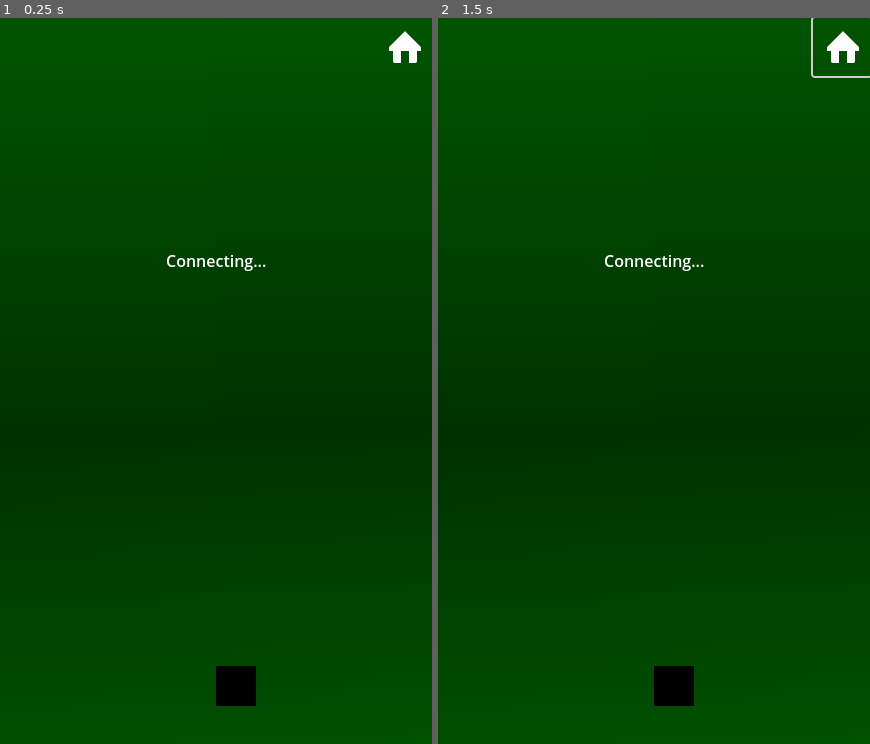
Above: before the commit, frames 1-2 (left to right).
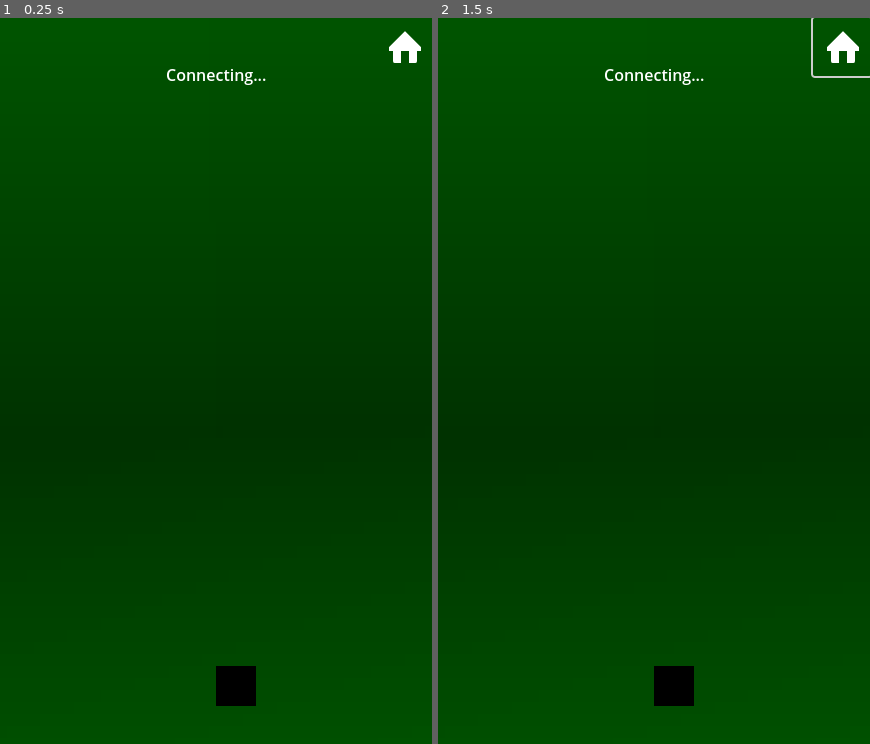
Above: after the commit, the same moments.

Repository: arian-nj/oldtix
Game: Godot game, scene res://Scenes/Game/Hokm4/GameHokm4.tscn
Two runs of this game, one before a commit and one after it. Both use one fixed random seed, a clock stepped at 60 frames per second and the inputs below. This scene is started directly instead of the project's main scene.
Inputs (mouse positions are in pixels of both pictures, inside the frame that each line leads up to):
- Up to frame 1 (0.25 s): no input
- Up to frame 2 (1.5 s): click (844, 47) at 0.5 s; click (844, 47) at 1.25 s

The runs differ from the first frame. In frame 1, 0.3% of the frame differs, in the area x 38-62%, y 7-35%; in frame 2, 0.3%.

Commit message:
cool card movment

Diff:
--- a/game/Netw/KEvent.gd
+++ b/game/Netw/KEvent.gd
@@ -26,11 +26,15 @@
 
 
 const TYPE_CHAT:String = "chat"
-const TYPE_STATUS:String = "status"
 const TYPE_MAKE_MATCH:String = "make_match"
 const TYPE_GAME_DATA:String = "game_data"
 const TYPE_GET_DATA:String = "get_data"
 const TYPE_NEW_CARD:String = "new_card"
 const TYPE_HOKM_CHOOSED:String = "hokm_choosed"
 
-const MESSAGE_CONNECTED:String = "connected"
+const TYPE_TURN_START:String = "turn_start"
+const TYPE_YOUR_TURN:String = "your_turn"
+const TYPE_PLAY_TURN:String = "play_turn"
+const TYPE_VALID_PLAY:String = "valid_play"
+const TYPE_INVALID_PLAY:String = "invalid_play"
+const TYPE_TURN_PLAYED:String = "turn_played"
--- a/game/Scenes/Game/Card/card.gd
+++ b/game/Scenes/Game/Card/card.gd
@@ -1,6 +1,7 @@
 class_name Card extends Button
 
 signal card_played(card:Card)
+signal card_unplayed(card:Card)
 
 @export var cardTexture:TextureRect
 @export var cardArea:Area2D
@@ -44,7 +45,7 @@
 		11:return "J"
 		12:return "Q"
 		13:return "K"
-		1:return "A."
+		14:return "A."
 		_:return str(value)+"."
 
 func get_assets_path() -> String:
@@ -55,21 +56,24 @@
 	set_process(false)
 	default_scale = scale
 
-	# load assets
-	var file_name:String = get_assets_path()
-	var img:CompressedTexture2D = load(file_name)
-	cardTexture.texture = img
-
 	cardArea.body_entered.connect(_body_entered)
+	cardArea.body_exited.connect(_body_exited)
 	button_up.connect(_on_button_up)
 	button_down.connect(_on_button_down)
 	set_process(true)
 
+func load_assets()->void:
+	var file_name:String = get_assets_path()
+	var img:CompressedTexture2D = load(file_name)
+	cardTexture.texture = img
 
 
 
 func _body_entered(_body:Node2D)->void:
 	card_played.emit(self)
+
+func _body_exited(_body:Node2D)->void:
+	card_unplayed.emit(self)
 
 func _process(delta:float)->void:
 	if button_pressed:
@@ -93,6 +97,7 @@
 	# pivot_offset = Vector2(0.0,0.0)
 
 func _on_button_down() -> void:
+	in_hand = false
 	start_choosed_pos = global_position
 	local_pos_on_press = self.get_local_mouse_position()
 	var old_z_index:int = self.z_index
--- a/game/Scenes/Game/Card/card.tscn
+++ b/game/Scenes/Game/Card/card.tscn
@@ -12,7 +12,7 @@
 [sub_resource type="ShaderMaterial" id="ShaderMaterial_vkoc7"]
 resource_local_to_scene = true
 shader = ExtResource("3_bvmjh")
-shader_parameter/fov = 90.0
+shader_parameter/fov = 35.0
 shader_parameter/cull_back = true
 shader_parameter/y_rot = 0.0
 shader_parameter/x_rot = 0.0
--- a/game/Scenes/Game/Card/drawn_cards.gd
+++ b/game/Scenes/Game/Card/drawn_cards.gd
@@ -1,6 +1,6 @@
 class_name CardDrawer extends Control
 
-@export var from: Control
+@export var from_middle: Control
 @export var hand: Control
 
 @export var rot_max: float = 10.0
@@ -8,19 +8,28 @@
 @export var card_scene: PackedScene
 @export var card_movment_dur:float = .3
 @export var two_card_movment_dur:float = .075
+@export var flip_card_dur:float = .075
 
 var cards:Array[Card] = []
 var tween:Tween
 var drawn:bool
 
-var isDrawn:bool = false
+var isDrawn:bool = true
+
+func _ready() -> void:
+	get_window().size_changed.connect(draw_cards)
 
 func new_cards_event(e:KEvent.Event)->void:
 	var json_data:Variant = JSON.parse_string(e.data)
 	var cards_json:Variant = json_data["cards"]
 	for card_json:Variant in cards_json:
 		create_card(card_json["suit"],card_json["value"])
-	draw_cards(from.global_position)
+	if tween and tween.is_running():
+		await tween.finished
+	while isDrawn == false:
+		await get_tree().create_timer(.1).timeout
+	draw_cards(from_middle.global_position)
+
 
 func create_card(suit:Card.CardSuites,value:int)->void:
 	var c:Card = card_scene.instantiate()
@@ -29,57 +38,79 @@
 	add_child(c)
 	cards.append(c)
 	c.card_played.connect(_card_played)
+	# c.card_unplayed.connect(_card_unplayed)
 	c.button_up.connect(func()->void:
 		draw_cards()
-		)
+	)
 
 func _card_played(card:Card)->void:
 	if isDrawn:
 		print(card.suite_name()+"--"+card.value_name())
-		card.queue_free()
 		cards.erase(card)
 		draw_cards.call_deferred()
 
+# func _card_unplayed(card:Card)->void:
+# 	if card.in_hand:
+# 		print("undrawn ",isDrawn)
+# 		cards.append(card)
+# 		draw_cards.call_deferred()
 
-# func _ready() -> void:
-# 	for i:int in range(TotalCards):
-# 		create_card(randi_range(0,3),randi_range(1,13))
 
-	# draw_cards(from.global_position)
 func draw_cards(from_pos: Vector2 = Vector2.ZERO) -> void:
 	if len(cards) <= 0:
 		return
+
 	isDrawn = false
+
 	sort_cards()
-
 	if tween and tween.is_running():
 		tween.kill()
 
 	tween = create_tween().set_ease(Tween.EASE_IN_OUT).set_trans(Tween.TRANS_CUBIC)
-	var deck_x_length:float = card_offset_x * (len(cards)-1) + cards[0].size.x
+	var deck_x_length:float = card_offset_x * (len(cards)) + cards[0].size.x
 	var x_offset:float = deck_x_length/2
 
+	var not_sorted_counter:int = 0
 	for i:int in len(cards):
 		var instance: Card = cards[i]
+		# if instance.button_pressed:
+		# 	continue
+
+		# in tree order to handle input hiarchy correctly + Render Order
 		remove_child(instance)
 		add_child(instance)
 
-		instance.z_index = i
-
-		if from_pos != Vector2.ZERO and !instance.in_hand:
+		if from_pos == from_middle.global_position and !instance.in_hand:
 			instance.global_position = from_pos
 			instance.global_position -= instance.size
-			instance.in_hand = true
-			# instance.swingComponent.last_position = instance.global_position
 
 
 		var final_pos: Vector2 = Vector2(card_offset_x * i , 0.0)
-		final_pos.y -= instance.size.y/2
+		final_pos.y -= instance.size.y/2 # center y
 		final_pos.x -= x_offset
 		final_pos += hand.global_position
 
+		var dur := card_movment_dur
+		var delay :float = 0
+		if !instance.in_hand:
+			delay= (not_sorted_counter * two_card_movment_dur)
+			not_sorted_counter += 1
+			if from_pos == from_middle.global_position:
+				tween.finished.connect(func ()->void:
+					instance.prespective3DShader.flip_y(flip_card_dur,dur+delay,instance.load_assets)
+				)
+			instance.in_hand = true
+			tween.parallel().tween_property(instance, "global_position", final_pos, dur).set_delay(delay)
 
-		tween.parallel().tween_property(instance, "global_position", final_pos, card_movment_dur + (i * two_card_movment_dur))
+		elif final_pos != instance.global_position:
+			if final_pos.distance_to(instance.global_position) < 2:
+				instance.global_position = final_pos
+			else:
+				dur += (i * two_card_movment_dur/4)
+				tween.parallel().tween_property(instance, "global_position", final_pos, dur).set_delay(delay)
+
+
+
 	await tween.finished
 	isDrawn = true
 
--- a/game/Scenes/Game/Card/shader_script.gd
+++ b/game/Scenes/Game/Card/shader_script.gd
@@ -2,8 +2,8 @@
 
 
 ### 3d prespective Shader stuff
-var rot_x_max:float = 4
-var rot_y_max:float = 4
+var rot_x_max:float = 10
+var rot_y_max:float = 10
 
 func calcute_shader()->void:
 	var local_pos:Vector2 = get_local_mouse_position()
@@ -19,3 +19,15 @@
 	tween.tween_property(mat,"shader_parameter/y_rot",rot_x,time_dur)
 	tween.parallel()
 	tween.tween_property(mat,"shader_parameter/x_rot",rot_y,time_dur)
+
+func flip_y(duration:float,delay:float,callme:Callable)->void:
+	var tween:Tween = create_tween()
+	var mat:ShaderMaterial= material
+	tween.tween_property(mat,"shader_parameter/y_rot",90,duration).set_delay(delay)
+	tween.finished.connect(callme)
+	tween.finished.connect(func()->void:
+		var new_tween:Tween = create_tween()
+		mat.set_shader_parameter("y_rot",-90)
+		new_tween.tween_property(mat,"shader_parameter/y_rot",0,duration)
+
+	)
--- a/game/Scenes/Game/Hokm4/GameHokm4.tscn
+++ b/game/Scenes/Game/Hokm4/GameHokm4.tscn
@@ -11,6 +11,7 @@
 [ext_resource type="Script" path="res://Scenes/Game/Hokm4/States/MatchMaking.gd" id="8_ix53e"]
 [ext_resource type="Script" path="res://Scenes/Game/Hokm4/States/ChooseHokm.gd" id="9_uajja"]
 [ext_resource type="PackedScene" uid="uid://1bin4853i1m6" path="res://Scenes/Game/ChooseHokm/choose_hokm.tscn" id="11_amrdn"]
+[ext_resource type="Script" path="res://Scenes/Game/Hokm4/States/game_turn.gd" id="12_d5oqf"]
 
 [sub_resource type="Gradient" id="Gradient_5kdxn"]
 offsets = PackedFloat32Array(0, 0.540084, 1)
@@ -56,7 +57,7 @@
 mouse_filter = 2
 texture = SubResource("GradientTexture2D_ftlon")
 
-[node name="from" type="Control" parent="Table"]
+[node name="from_middle" type="Control" parent="Table"]
 layout_mode = 1
 anchors_preset = 8
 anchor_left = 0.5
@@ -94,12 +95,19 @@
 position = Vector2(8, -37)
 shape = SubResource("RectangleShape2D_q6toe")
 
-[node name="DrawCards" type="Control" parent="Table" node_paths=PackedStringArray("from", "hand")]
+[node name="DrawCards" type="Control" parent="Table" node_paths=PackedStringArray("from_middle", "hand")]
 anchors_preset = 0
+offset_left = -7.0
+offset_top = -13.0
+offset_right = -7.0
+offset_bottom = -13.0
 script = ExtResource("2_22pf8")
-from = NodePath("../from")
+from_middle = NodePath("../from_middle")
 hand = NodePath("../hand")
 card_scene = ExtResource("3_8tgkb")
+card_movment_dur = 0.25
+two_card_movment_dur = 0.3
+flip_card_dur = 0.09
 
 [node name="UI" type="Control" parent="."]
 layout_mode = 1
@@ -133,9 +141,9 @@
 anchor_right = 0.5
 anchor_bottom = 0.5
 offset_left = -81.0
-offset_top = -153.0
+offset_top = -339.0
 offset_right = 81.0
-offset_bottom = -130.0
+offset_bottom = -316.0
 grow_horizontal = 2
 grow_vertical = 2
 text = "Loading..."
@@ -168,4 +176,9 @@
 choose_hokm_scene = ExtResource("11_amrdn")
 card_drawer = NodePath("../../Table/DrawCards")
 
+[node name="game_turn_start" type="Node" parent="StateMachine" node_paths=PackedStringArray("ws", "game_table")]
+script = ExtResource("12_d5oqf")
+ws = NodePath("../../WebSocket")
+game_table = NodePath("../../Table")
+
 [connection signal="pressed" from="UI/HomeButton" to="." method="_on_home_button_pressed"]
--- a/game/Scenes/Game/Hokm4/States/ChooseHokm.gd
+++ b/game/Scenes/Game/Hokm4/States/ChooseHokm.gd
@@ -8,13 +8,15 @@
 
 
 var choose_hokm_instance:ChooseHokmPanel = null
+var got_cards_time:int
 
 func Enter()->void:
+	got_cards_time = 0
 	status_label.text = "Choose Hokm"
 	ws.new_event.connect(_on_new_event)
 
 	var hakem_player := game_table.game_data.players[game_table.game_data.hakem]
-	print("my account ",KAccount.MyAccount.id," hakem account id ",hakem_player.UserId)
+	# print("my account ",KAccount.MyAccount.id," hakem account id ",hakem_player.UserId)
 	if KAccount.MyAccount.id == hakem_player.UserId:
 		choose_hokm_instance = choose_hokm_scene.instantiate()
 		game_table.add_child(choose_hokm_instance)
@@ -26,10 +28,12 @@
 func _on_new_event(e:KEvent.Event)->void:
 	if e.type == KEvent.TYPE_NEW_CARD:
 		card_drawer.new_cards_event(e)
-		Transition.emit(self,"choose_hokm")
+		got_cards_time +=1
+		if got_cards_time == 2:
+			Transition.emit(self,"game_turn")
+
 	elif e.type == KEvent.TYPE_GAME_DATA:
 		game_table.parse_game_data(e.data)
-		print("parsed game_data from choose hokm")
 		status_label.text = "Hokm Choosed"
 		if choose_hokm_instance != null:
 			choose_hokm_instance.queue_free()
--- /dev/null
+++ b/game/Scenes/Game/Hokm4/States/game_turn.gd
@@ -0,0 +1,17 @@
+extends State
+
+
+@export var ws:KatanaSocket
+@export var game_table:Game4Table
+
+func Enter()->void:
+	ws.new_event.connect(_on_new_event)
+
+func Exit()->void:
+	ws.new_event.disconnect(_on_new_event)
+
+func _on_new_event(e:KEvent.Event)->void:
+	if e.type == KEvent.TYPE_TURN_START:
+		game_table.parse_game_data(e.data)
+	# elif e.type == KEvent.TYPE_TURN_START:
+	# 	game_table.parse_game_data(e.data)
--- a/game/Scenes/Game/Hokm4/table.gd
+++ b/game/Scenes/Game/Hokm4/table.gd
@@ -4,14 +4,27 @@
 	var UserId:int
 	var Team:int
 
+class TableCard:
+	var suite:Card.CardSuites
+	var value:int
+
+class Turn:
+	var player_index:int
+	var cards_played:Array[TableCard]
+	var hokm:Card.CardSuites
+
+
 class GameData:
 	var id:String
 	var players:Array[Player]
-	var current:int
+
 	var hakem:int
-	var hokm:Card.CardSuites
+	var turn:Turn
+
 
 var game_data:GameData = GameData.new()
+func _ready() -> void:
+	game_data.turn = Turn.new()
 
 func parse_game_data(json_string:String)->bool:
 	var json := JSON.new()
@@ -20,16 +33,30 @@
 		print("JSON Parse Error: ", json.get_error_message(), " in ", json_string, " at line ", json.get_error_line())
 		return false
 
-	var data:Variant = json.data
+	var json_data:Variant = json.data
 
-	game_data.id = data["id"]
-	game_data.current = data["current"]
-	game_data.hakem = data["hakem"]
-	game_data.hokm = data["hokm"]
+	game_data.id = json_data["id"]
+	game_data.hakem = json_data["hakem"]
 	# print("Hokm is ",game_data.hokm)
-	for player:Variant in data["players"]:
+	for player:Variant in json_data["players"]:
 		var p := Player.new()
 		p.UserId = player["user_id"]
 		p.Team = player["team"]
 		game_data.players.append(p)
+
+	# turn stuff
+	# var v:Variant = json_data.get("turn")
+	if json_data.get("turn") != null:
+		var turn_json:Variant = json_data["turn"]
+		game_data.turn.player_index = turn_json["player_index"]
+		game_data.turn.hokm = turn_json["hokm"]
+		for card_json:Variant in turn_json["cards"]:
+			var tb := TableCard.new()
+			tb.suite = card_json["suit"]
+			tb.value = card_json["value"]
+			game_data.turn.cards_played.append(tb)
+		print("got turn data")
+	else:
+		print("no turn data")
+
 	return true
--- a/game/project.godot
+++ b/game/project.godot
@@ -40,5 +40,6 @@
 
 [rendering]
 
+textures/canvas_textures/default_texture_filter=0
 renderer/rendering_method="mobile"
 textures/vram_compression/import_etc2_astc=true
Not shown: 1 places in game/Scenes/Game/Hokm4/GameHokm4.tscn that only renumber resources
Not shown, changed: backend/cmd/hokm2/game.go
Not shown, changed: backend/cmd/hokm2/http_upgrade.go
Not shown, changed: backend/cmd/hokm2/match_making.go
Not shown, changed: backend/cmd/hokm2/structs.go
Not shown, changed: backend/internal/card/card.go
Not shown, changed: backend/internal/server/errors.go
Not shown, changed: backend/internal/server/helpers.go
Not shown, changed: backend/internal/socket/types.go
